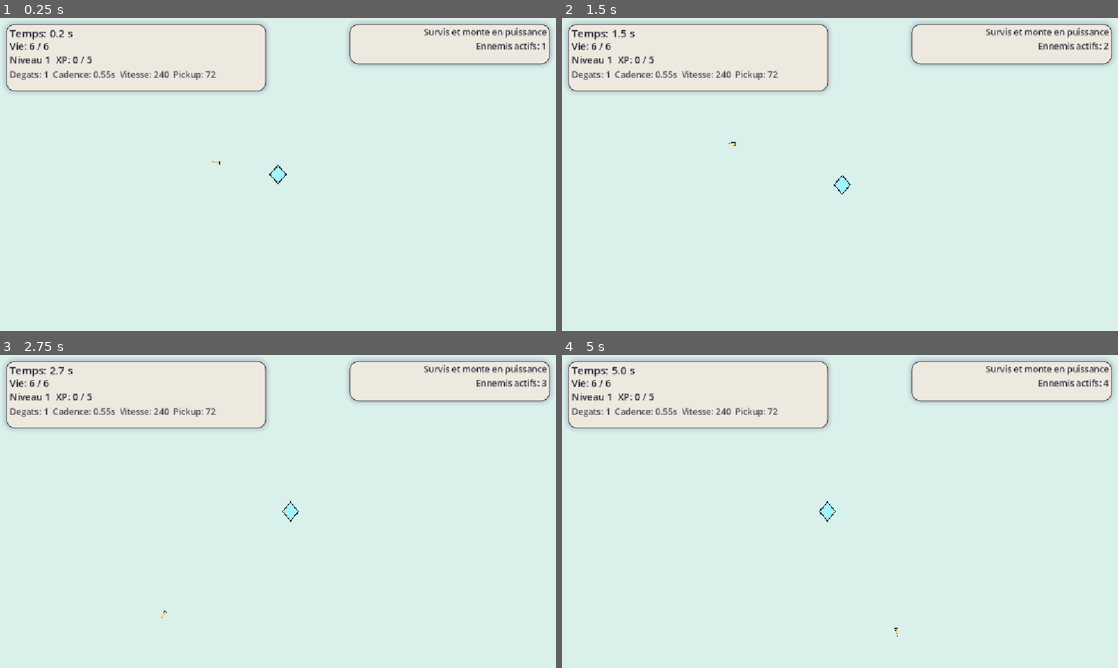
Above: before the commit, frames 1-4 (two rows, left to right).
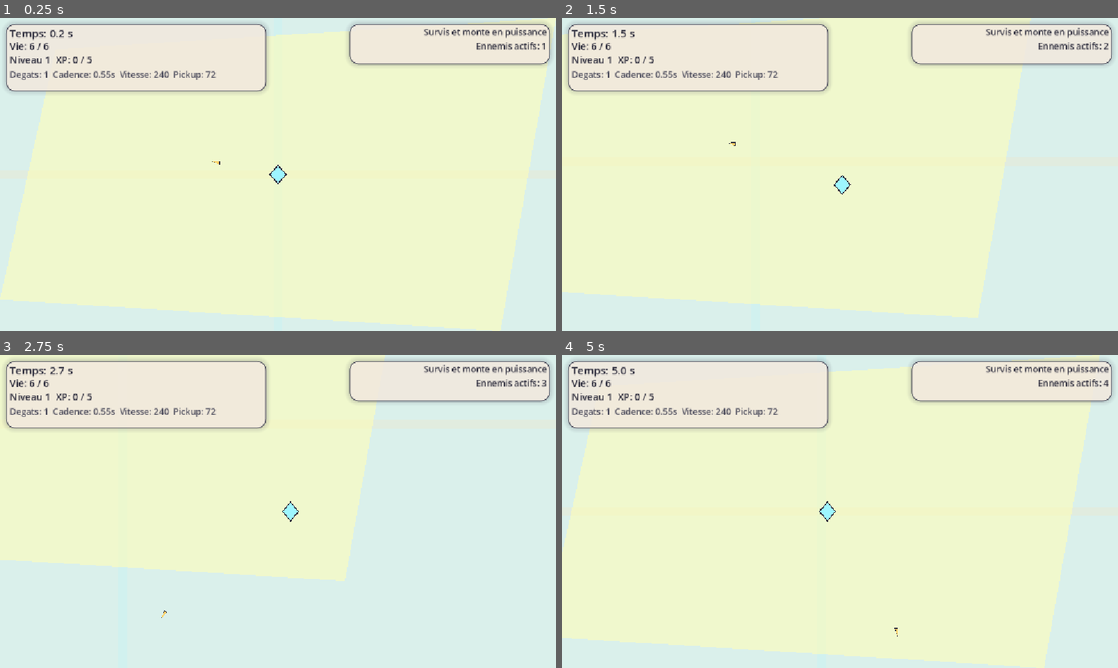
Above: after the commit, the same moments.

Repository: piiieeere/zeucozy
Game: Godot game, scene res://scenes/main.tscn
The game is run twice, just before and just after one commit, with the same random seed, the same clock (stepped at 60 frames per second) and the same inputs.
Inputs:
- Up to frame 1 (0.25 s): no input
- Up to frame 2 (1.5 s): hold Right (ui_right) 0.53-1.28 s; hold Down (ui_down) from 1.28 s (still down)
- Up to frame 3 (2.75 s): release Down (ui_down) at 2.03 s; hold Right (ui_right) from 2.03 s (still down)
- Up to frame 4 (5 s): release Right (ui_right) at 2.78 s; hold Up (ui_up) 2.78-3.53 s; hold Left (ui_left) from 3.53 s (still down)

The runs differ from the first frame. In frame 1, 70% of the frame differs, in the area x 0-100%, y 0-100%; in frame 2, 59%; in frame 3, 34%; in frame 4, 70%.

Commit message:
feat: enhance main scene with additional furniture and visual elements for improved aesthetics

Diff:
--- a/scenes/main.tscn
+++ b/scenes/main.tscn
@@ -78,11 +78,61 @@
 color = Color(0.623529, 0.964706, 1, 0.32)
 polygon = PackedVector2Array(-240, -120, 240, -120, 220, 120, -240, 120)
 
+[node name="RugSecondary" type="Polygon2D" parent="."]
+color = Color(0.741176, 0.698039, 1, 0.26)
+polygon = PackedVector2Array(-420, 80, -180, 70, -200, 240, -440, 250)
+
+[node name="RugCorner" type="Polygon2D" parent="."]
+color = Color(1, 0.776471, 1, 0.24)
+polygon = PackedVector2Array(220, 140, 440, 130, 430, 300, 210, 310)
+
 [node name="ArenaBorder" type="Line2D" parent="."]
 width = 8.0
 default_color = Color(0.164706, 0.164706, 0.227451, 0.92)
 closed = true
 points = PackedVector2Array(-576, -324, 576, -324, 576, 324, -576, 324)
+
+[node name="WarmLightSecondary" type="Polygon2D" parent="."]
+color = Color(1, 0.839216, 0.647059, 0.34)
+polygon = PackedVector2Array(160, 120, 420, 120, 400, 300, 140, 300)
+
+[node name="PathLineHorizontal" type="Line2D" parent="."]
+width = 18.0
+default_color = Color(1, 0.839216, 0.647059, 0.18)
+points = PackedVector2Array(-320, 0, 320, 0)
+
+[node name="PathLineVertical" type="Line2D" parent="."]
+width = 18.0
+default_color = Color(0.623529, 0.964706, 1, 0.16)
+points = PackedVector2Array(0, -220, 0, 220)
+
+[node name="CouchLeft" type="Polygon2D" parent="."]
+color = Color(0.623529, 0.768627, 1, 0.72)
+polygon = PackedVector2Array(-420, -180, -280, -180, -270, -90, -430, -90)
+
+[node name="CouchRight" type="Polygon2D" parent="."]
+color = Color(1, 0.839216, 0.647059, 0.7)
+polygon = PackedVector2Array(260, -20, 410, -20, 420, 70, 250, 70)
+
+[node name="CoffeeTable" type="Polygon2D" parent="."]
+color = Color(1, 0.992157, 0.713726, 0.58)
+polygon = PackedVector2Array(-80, -40, 80, -40, 70, 40, -70, 40)
+
+[node name="PlantTop" type="Polygon2D" parent="."]
+color = Color(0.803922, 1, 0.74902, 0.9)
+polygon = PackedVector2Array(360, -240, 420, -250, 430, -190, 350, -180)
+
+[node name="PlantBottom" type="Polygon2D" parent="."]
+color = Color(0.803922, 1, 0.74902, 0.9)
+polygon = PackedVector2Array(-360, 200, -290, 190, -280, 270, -370, 280)
+
+[node name="CushionLeft" type="Polygon2D" parent="."]
+color = Color(1, 0.776471, 1, 0.72)
+polygon = PackedVector2Array(-80, 180, -10, 175, 0, 230, -90, 235)
+
+[node name="CushionRight" type="Polygon2D" parent="."]
+color = Color(0.992157, 1, 0.713726, 0.74)
+polygon = PackedVector2Array(120, -150, 200, -160, 210, -100, 110, -90)
 
 [node name="Enemies" type="Node2D" parent="."]
 
--- a/scripts/main.gd
+++ b/scripts/main.gd
@@ -18,9 +18,21 @@
 @onready var player_camera: Camera2D = $Player/Camera2D
 @onready var arena: Polygon2D = $Arena
 @onready var rug: Polygon2D = $Rug
+@onready var rug_secondary: Polygon2D = $RugSecondary
+@onready var rug_corner: Polygon2D = $RugCorner
 @onready var warm_light: Polygon2D = $WarmLight
+@onready var warm_light_secondary: Polygon2D = $WarmLightSecondary
 @onready var accent_blob_left: Polygon2D = $AccentBlobLeft
 @onready var accent_blob_right: Polygon2D = $AccentBlobRight
+@onready var couch_left: Polygon2D = $CouchLeft
+@onready var couch_right: Polygon2D = $CouchRight
+@onready var coffee_table: Polygon2D = $CoffeeTable
+@onready var plant_top: Polygon2D = $PlantTop
+@onready var plant_bottom: Polygon2D = $PlantBottom
+@onready var cushion_left: Polygon2D = $CushionLeft
+@onready var cushion_right: Polygon2D = $CushionRight
+@onready var path_line_horizontal: Line2D = $PathLineHorizontal
+@onready var path_line_vertical: Line2D = $PathLineVertical
 @onready var arena_border: Line2D = $ArenaBorder
 @onready var enemies_container: Node2D = $Enemies
 @onready var projectiles_container: Node2D = $Projectiles
@@ -168,6 +180,10 @@
 
 
 func _on_enemy_defeated(world_position: Vector2, xp_value: int) -> void:
+	call_deferred("_spawn_xp_orb", world_position, xp_value)
+
+
+func _spawn_xp_orb(world_position: Vector2, xp_value: int) -> void:
 	var orb = XP_ORB_SCENE.instantiate()
 	pickups_container.add_child(orb)
 	orb.global_position = world_position
@@ -269,12 +285,30 @@
 		arena_rect.get_center() + Vector2(arena_rect.size.x * 0.24, arena_rect.size.y * 0.22),
 		arena_rect.get_center() + Vector2(-arena_rect.size.x * 0.30, arena_rect.size.y * 0.20),
 	])
+	rug_secondary.polygon = PackedVector2Array([
+		arena_rect.position + Vector2(arena_rect.size.x * 0.10, arena_rect.size.y * 0.54),
+		arena_rect.position + Vector2(arena_rect.size.x * 0.29, arena_rect.size.y * 0.52),
+		arena_rect.position + Vector2(arena_rect.size.x * 0.27, arena_rect.size.y * 0.68),
+		arena_rect.position + Vector2(arena_rect.size.x * 0.08, arena_rect.size.y * 0.70),
+	])
+	rug_corner.polygon = PackedVector2Array([
+		arena_rect.position + Vector2(arena_rect.size.x * 0.68, arena_rect.size.y * 0.66),
+		arena_rect.position + Vector2(arena_rect.size.x * 0.90, arena_rect.size.y * 0.64),
+		arena_rect.position + Vector2(arena_rect.size.x * 0.88, arena_rect.size.y * 0.84),
+		arena_rect.position + Vector2(arena_rect.size.x * 0.66, arena_rect.size.y * 0.86),
+	])
 	warm_light.polygon = PackedVector2Array([
 		arena_rect.position + Vector2(arena_rect.size.x * 0.08, arena_rect.size.y * 0.04),
 		arena_rect.position + Vector2(arena_rect.size.x * 0.42, arena_rect.size.y * 0.02),
 		arena_rect.position + Vector2(arena_rect.size.x * 0.36, arena_rect.size.y * 0.26),
 		arena_rect.position + Vector2(arena_rect.size.x * 0.10, arena_rect.size.y * 0.24),
 	])
+	warm_light_secondary.polygon = PackedVector2Array([
+		arena_rect.position + Vector2(arena_rect.size.x * 0.62, arena_rect.size.y * 0.70),
+		arena_rect.position + Vector2(arena_rect.size.x * 0.92, arena_rect.size.y * 0.66),
+		arena_rect.position + Vector2(arena_rect.size.x * 0.88, arena_rect.size.y * 0.92),
+		arena_rect.position + Vector2(arena_rect.size.x * 0.58, arena_rect.size.y * 0.88),
+	])
 	accent_blob_left.polygon = PackedVector2Array([
 		arena_rect.position + Vector2(arena_rect.size.x * 0.06, arena_rect.size.y * 0.76),
 		arena_rect.position + Vector2(arena_rect.size.x * 0.22, arena_rect.size.y * 0.70),
@@ -287,6 +321,56 @@
 		arena_rect.position + Vector2(arena_rect.size.x * 0.90, arena_rect.size.y * 0.32),
 		arena_rect.position + Vector2(arena_rect.size.x * 0.72, arena_rect.size.y * 0.30),
 	])
+	couch_left.polygon = PackedVector2Array([
+		arena_rect.position + Vector2(arena_rect.size.x * 0.12, arena_rect.size.y * 0.18),
+		arena_rect.position + Vector2(arena_rect.size.x * 0.23, arena_rect.size.y * 0.18),
+		arena_rect.position + Vector2(arena_rect.size.x * 0.24, arena_rect.size.y * 0.29),
+		arena_rect.position + Vector2(arena_rect.size.x * 0.11, arena_rect.size.y * 0.30),
+	])
+	couch_right.polygon = PackedVector2Array([
+		arena_rect.position + Vector2(arena_rect.size.x * 0.74, arena_rect.size.y * 0.42),
+		arena_rect.position + Vector2(arena_rect.size.x * 0.86, arena_rect.size.y * 0.41),
+		arena_rect.position + Vector2(arena_rect.size.x * 0.87, arena_rect.size.y * 0.53),
+		arena_rect.position + Vector2(arena_rect.size.x * 0.73, arena_rect.size.y * 0.54),
+	])
+	coffee_table.polygon = PackedVector2Array([
+		arena_rect.get_center() + Vector2(-arena_rect.size.x * 0.04, -arena_rect.size.y * 0.04),
+		arena_rect.get_center() + Vector2(arena_rect.size.x * 0.05, -arena_rect.size.y * 0.05),
+		arena_rect.get_center() + Vector2(arena_rect.size.x * 0.04, arena_rect.size.y * 0.05),
+		arena_rect.get_center() + Vector2(-arena_rect.size.x * 0.05, arena_rect.size.y * 0.04),
+	])
+	plant_top.polygon = PackedVector2Array([
+		arena_rect.position + Vector2(arena_rect.size.x * 0.84, arena_rect.size.y * 0.08),
+		arena_rect.position + Vector2(arena_rect.size.x * 0.89, arena_rect.size.y * 0.07),
+		arena_rect.position + Vector2(arena_rect.size.x * 0.90, arena_rect.size.y * 0.13),
+		arena_rect.position + Vector2(arena_rect.size.x * 0.83, arena_rect.size.y * 0.14),
+	])
+	plant_bottom.polygon = PackedVector2Array([
+		arena_rect.position + Vector2(arena_rect.size.x * 0.18, arena_rect.size.y * 0.82),
+		arena_rect.position + Vector2(arena_rect.size.x * 0.24, arena_rect.size.y * 0.81),
+		arena_rect.position + Vector2(arena_rect.size.x * 0.25, arena_rect.size.y * 0.89),
+		arena_rect.position + Vector2(arena_rect.size.x * 0.17, arena_rect.size.y * 0.90),
+	])
+	cushion_left.polygon = PackedVector2Array([
+		arena_rect.position + Vector2(arena_rect.size.x * 0.40, arena_rect.size.y * 0.78),
+		arena_rect.position + Vector2(arena_rect.size.x * 0.45, arena_rect.size.y * 0.77),
+		arena_rect.position + Vector2(arena_rect.size.x * 0.46, arena_rect.size.y * 0.82),
+		arena_rect.position + Vector2(arena_rect.size.x * 0.39, arena_rect.size.y * 0.83),
+	])
+	cushion_right.polygon = PackedVector2Array([
+		arena_rect.position + Vector2(arena_rect.size.x * 0.58, arena_rect.size.y * 0.24),
+		arena_rect.position + Vector2(arena_rect.size.x * 0.64, arena_rect.size.y * 0.23),
+		arena_rect.position + Vector2(arena_rect.size.x * 0.65, arena_rect.size.y * 0.29),
+		arena_rect.position + Vector2(arena_rect.size.x * 0.57, arena_rect.size.y * 0.30),
+	])
+	path_line_horizontal.points = PackedVector2Array([
+		arena_rect.position + Vector2(arena_rect.size.x * 0.16, arena_rect.size.y * 0.50),
+		arena_rect.position + Vector2(arena_rect.size.x * 0.84, arena_rect.size.y * 0.50),
+	])
+	path_line_vertical.points = PackedVector2Array([
+		arena_rect.position + Vector2(arena_rect.size.x * 0.50, arena_rect.size.y * 0.16),
+		arena_rect.position + Vector2(arena_rect.size.x * 0.50, arena_rect.size.y * 0.84),
+	])
 
 
 func _update_ui_layout(viewport_size: Vector2) -> void:
